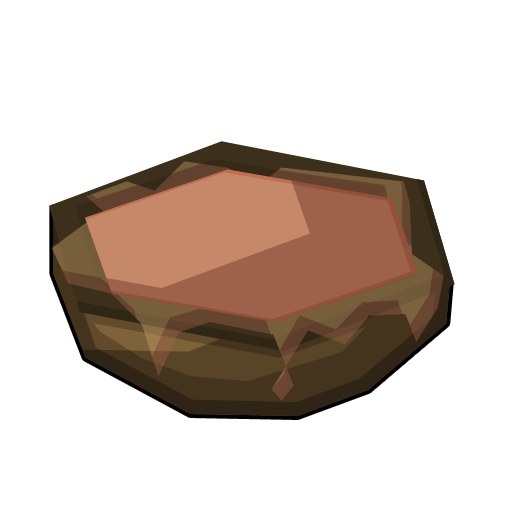
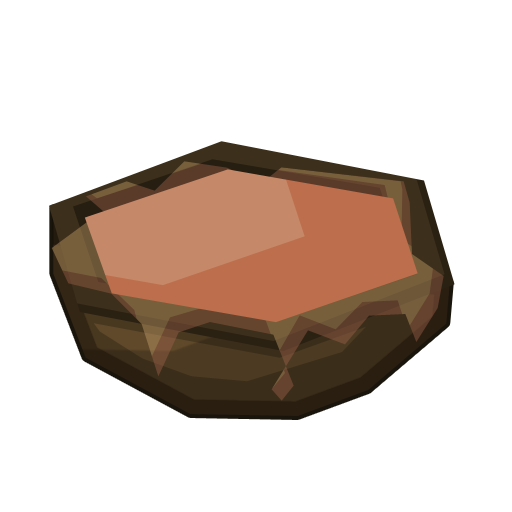
Two versions of the same layered image (512px x 512px). Layer-by-layer changes:
removed layer "Highlight" (was overlay, 40%) from group "Stuff in Bowl" over <box>84,169,310,288</box>
painted on "Stuff Body" over <box>84,169,418,323</box>
hid "Bowl Top 1" over <box>106,181,418,322</box>
hid "Bowl Top 3" over <box>75,159,405,311</box>
removed layer "Bowl Top 4" from group "Bowl" over <box>76,179,455,351</box>
removed layer "Bowl Bottom 2" (was multiply, 30%) from group "Bowl" over <box>82,283,450,416</box>
removed layer "Bowl Bottom 4" from group "Bowl" over <box>53,208,450,416</box>
painted on "Bowl Bottom 5" over <box>53,208,450,416</box>
